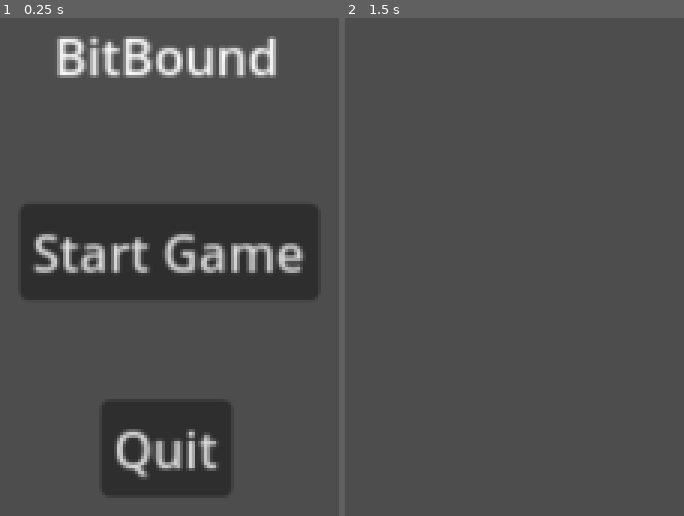
Above: before the commit, frames 1-2 (left to right).
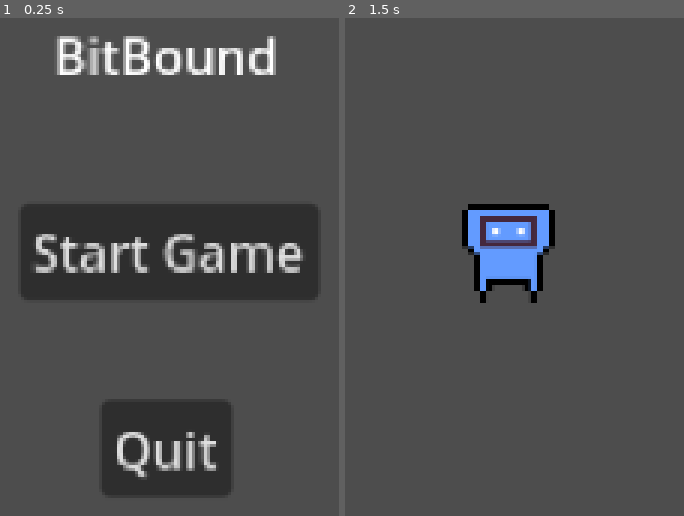
Above: after the commit, the same moments.

Repository: patchydev/bitbound
Game: Godot game, scene res://scenes/main_menu.tscn
The game is run twice, just before and just after one commit, with the same random seed, the same clock (stepped at 60 frames per second) and the same inputs.
Inputs:
- Up to frame 1 (0.25 s): no input
- Up to frame 2 (1.5 s): click "Start Game" at 0.5 s; tap Enter at 1.25 s

The runs differ from the first frame. In frame 1, 3.4% of the frame differs, in the area x 10-90%, y 3-93%; in frame 2, 4.2%, in the area x 34-62%, y 37-58%.

Commit message:
initial game scene showing character

Diff:
--- a/project.godot
+++ b/project.godot
@@ -14,3 +14,7 @@
 run/main_scene="uid://bv5r5oafhvyew"
 config/features=PackedStringArray("4.4", "Forward Plus")
 config/icon="res://icon.svg"
+
+[rendering]
+
+textures/canvas_textures/default_texture_filter=0
--- a/scenes/initial_game.tscn
+++ b/scenes/initial_game.tscn
@@ -1,3 +1,33 @@
-[gd_scene format=3 uid="uid://bgewdxpn2w26q"]
+[gd_scene load_steps=5 format=3 uid="uid://bgewdxpn2w26q"]
 
-[node name="Node2D" type="Node2D"]
+[ext_resource type="Texture2D" uid="uid://bl554s5k7c76p" path="res://assets/character.png" id="1_la3e5"]
+
+[sub_resource type="AtlasTexture" id="AtlasTexture_la3e5"]
+atlas = ExtResource("1_la3e5")
+region = Rect2(0, 0, 16, 16)
+
+[sub_resource type="SpriteFrames" id="SpriteFrames_v8iev"]
+animations = [{
+"frames": [{
+"duration": 1.0,
+"texture": SubResource("AtlasTexture_la3e5")
+}],
+"loop": true,
+"name": &"default",
+"speed": 5.0
+}]
+
+[sub_resource type="RectangleShape2D" id="RectangleShape2D_86lat"]
+size = Vector2(11, 12)
+
+[node name="CharacterBody2D" type="CharacterBody2D"]
+
+[node name="AnimatedSprite2D" type="AnimatedSprite2D" parent="."]
+sprite_frames = SubResource("SpriteFrames_v8iev")
+
+[node name="CollisionShape2D" type="CollisionShape2D" parent="."]
+position = Vector2(-0.5, -1)
+shape = SubResource("RectangleShape2D_86lat")
+
+[node name="Camera2D" type="Camera2D" parent="."]
+zoom = Vector2(3, 3)
Binary file added: assets/Sprite-0002.png
Not shown, added: assets/Sprite-0002.png.import
Binary file added: assets/character.png
Not shown, added: assets/character.png.import
